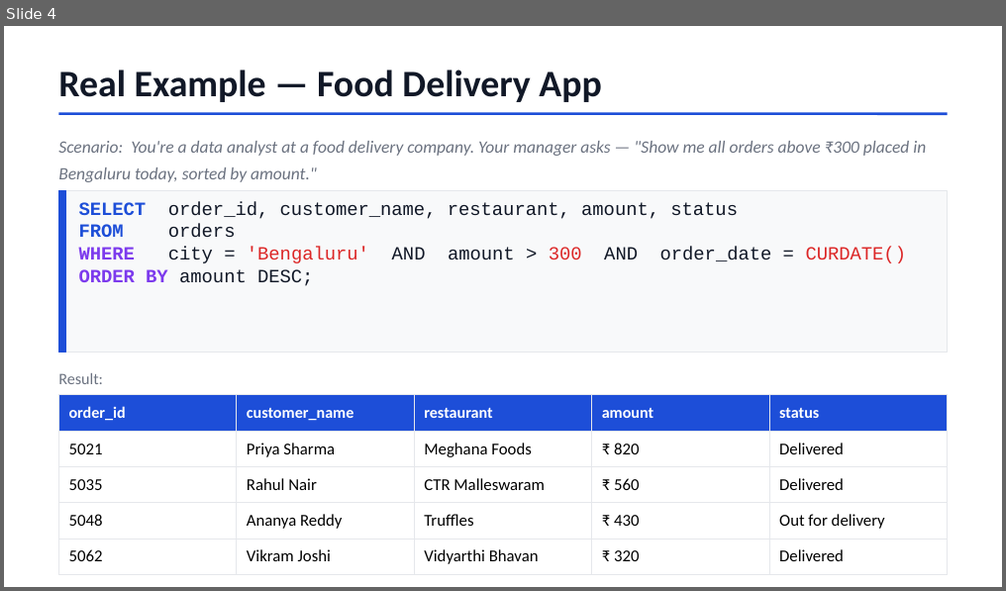
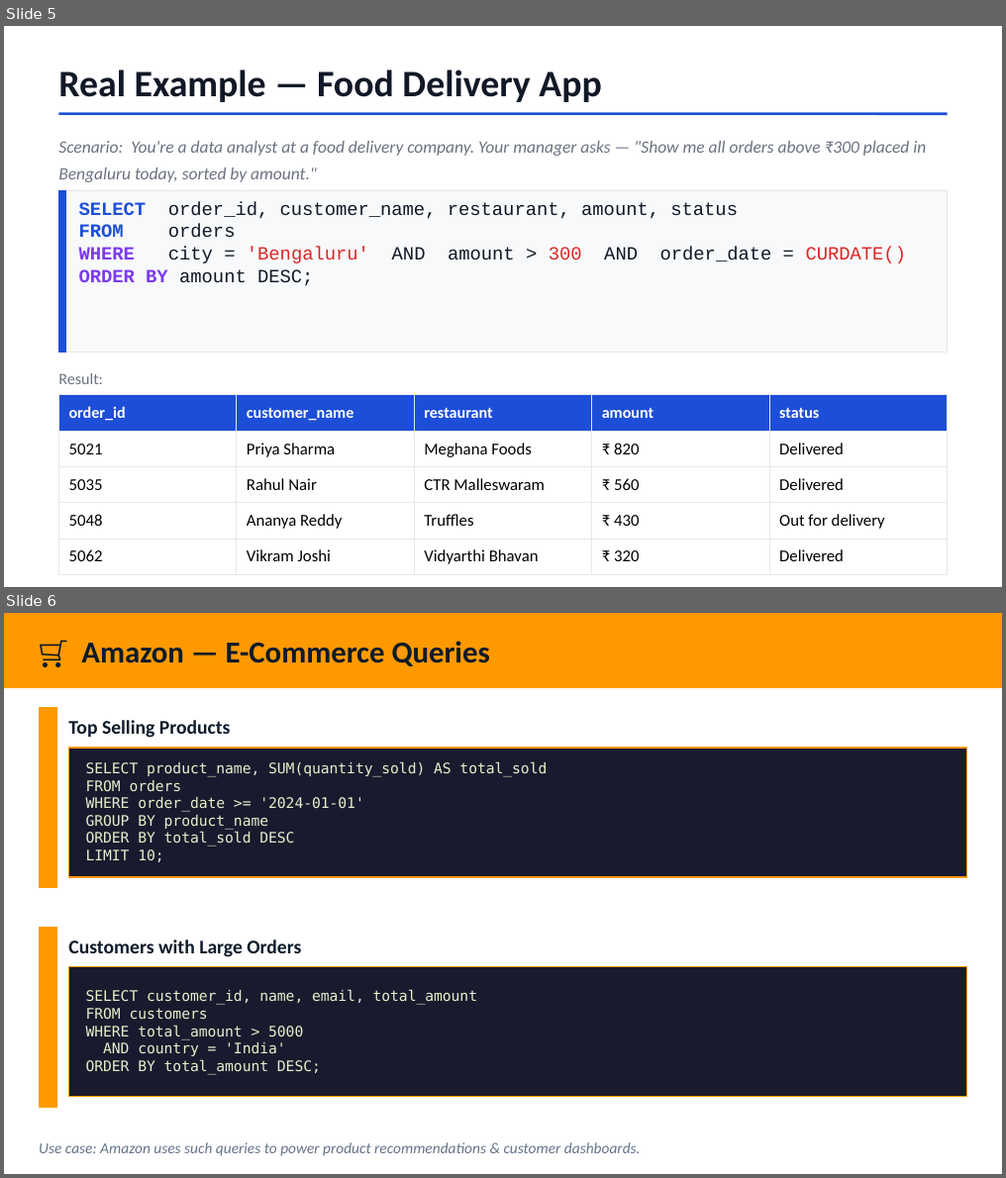
Before and after one commit to Prateekgupta-08/DQL-Command-Technical-Presentation, a slide deck: Prateek_SQL_DQL_Select_Command.pptx. Shown one above the other, each under a label of ours: slide 4 before the commit, slides 5 and 6 after it. The pictures are 1006x591 and 1006x1178 pixels, drawn with LibreOffice and Linux fonts; fonts in the diff are those of the drawing. Boxes give left, top, right and bottom in pixels: in the first picture for what was removed or moved away, otherwise in the second. Text is boxed around its words. In the diff, an @@ line names an element or a change of style, - is before the commit and + after.

```diff
--- a/Prateek_SQL_DQL_Select_Command.pptx
+++ b/Prateek_SQL_DQL_Select_Command.pptx
@@ slide 6 added at [4, 613, 1002, 1174], background #FFFFFF @@
@@ rectangle added at [4, 613, 1002, 688], fill #FF9900, outline #FF9900 1 pt @@
@@ text added at [81, 641, 490, 666], 22 pt, text #0D1B2A, bold @@
+🛒 Amazon — E-Commerce Queries
@@ rectangle added at [39, 708, 56, 887], fill #FF9900, outline #FF9900 1 pt @@
@@ text added at [68, 720, 231, 738], 14 pt, text #0D1B2A, bold @@
+Top Selling Products
@@ rectangle added at [69, 748, 967, 877], fill #1A1A2E, outline #FF9900 1 pt @@
@@ text added at [86, 761, 547, 862], 10.5 pt, text #E2F0CB @@
+SELECT product_name, SUM(quantity_sold) AS total_sold
+FROM orders
+WHERE order_date >= '2024-01-01'
+GROUP BY product_name
+ORDER BY total_sold DESC
+LIMIT 10;
@@ rectangle added at [39, 928, 56, 1107], fill #FF9900, outline #FF9900 1 pt @@
@@ text added at [68, 940, 301, 958], 14 pt, text #0D1B2A, bold @@
+Customers with Large Orders
@@ rectangle added at [69, 967, 967, 1097], fill #1A1A2E, outline #FF9900 1 pt @@
@@ text added at [86, 989, 477, 1075], 10.5 pt, text #E2F0CB @@
+SELECT customer_id, name, email, total_amount
+FROM customers
+WHERE total_amount > 5000
+AND country = 'India'
+ORDER BY total_amount DESC;
@@ text added at [39, 1143, 641, 1157], 11 pt, text #64748B, italic @@
+Use case: Amazon uses such queries to power product recommendations & customer dashboards.
@@ what was slide 4 is now slide 5 @@
```
Also in this commit, not shown: 5 slides changed, 1 other slide added, 2 slides removed.
